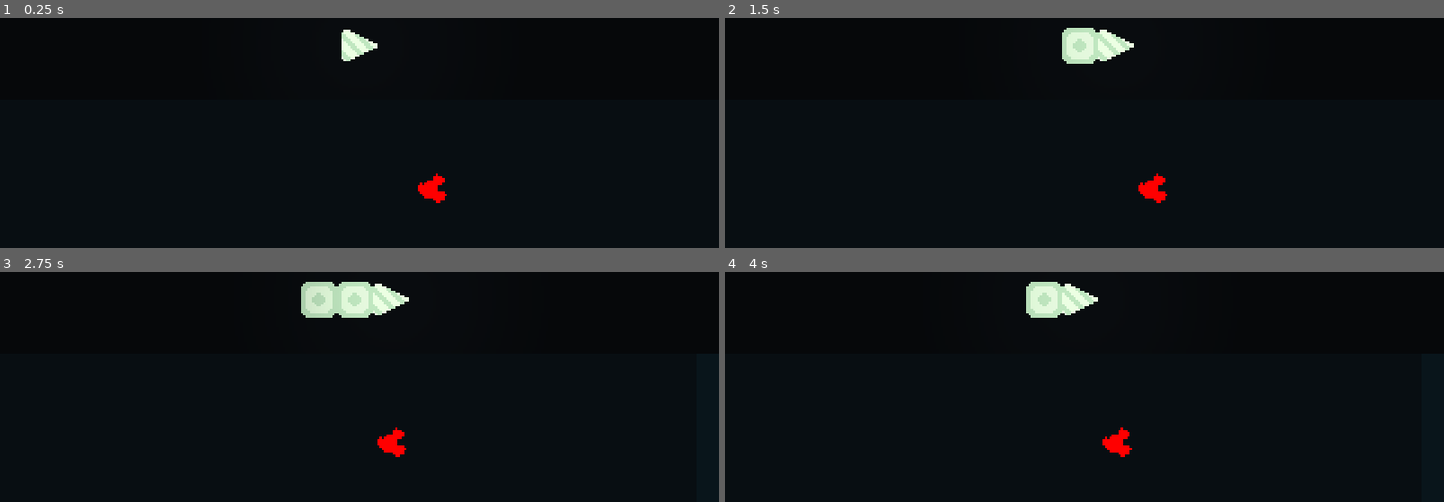
Above: before the commit, frames 1-4 (two rows, left to right).
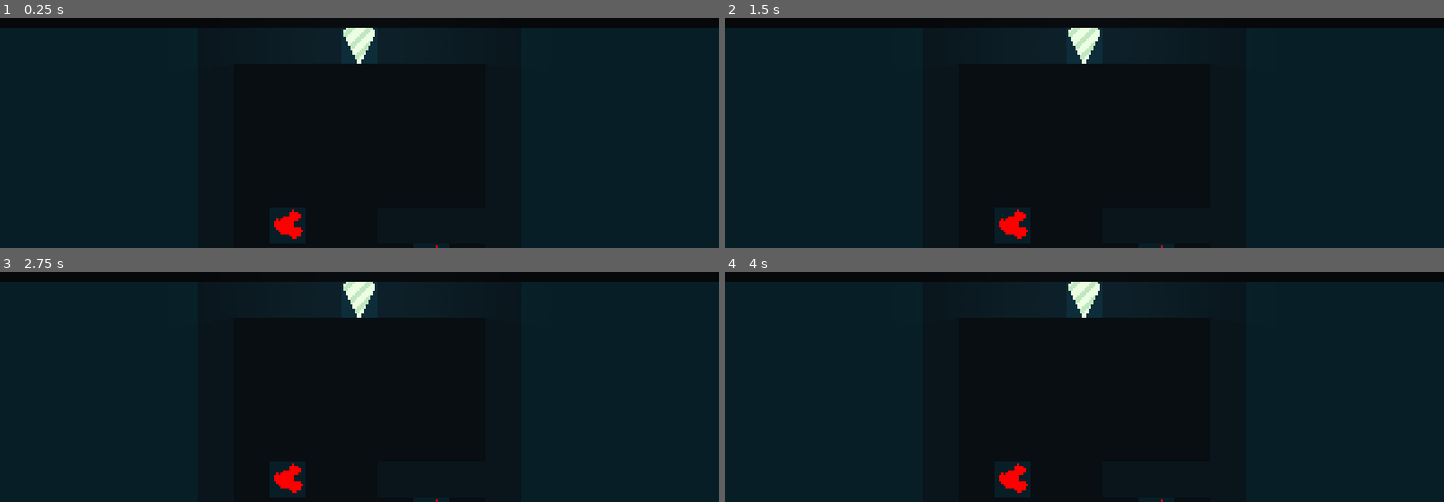
Above: after the commit, the same moments.

Repository: 95jonpet/ld52
Game: Godot game, scene res://main.tscn
The game is run twice, just before and just after one commit, with the same random seed, the same clock (stepped at 60 frames per second) and the same inputs.
Inputs (mouse positions are in pixels of both pictures, inside the frame that each line leads up to):
- Up to frame 1 (0.25 s): no input
- Up to frame 2 (1.5 s): tap Enter at 0.5 s; move the mouse to (1242, 24) at 0.52 s; press the mouse at (1242, 24) at 0.53 s; hold D (move_right) 0.53-1.25 s; release the mouse at (1242, 24) at 1.25 s; tap Space at 1.25 s; drag from (940, 66) to (1048, 126) at 1.27 s
- Up to frame 3 (2.75 s): tap Enter at 2 s; move the mouse to (outside the picture) at 2.02 s; press the mouse at (outside the picture) at 2.03 s; hold D (move_right) from 2.03 s (still down)
- Up to frame 4 (4 s): release D (move_right) at 2.75 s; release the mouse at (outside the picture) at 2.75 s; tap Space at 2.75 s; drag from (1048, 380) to (outside the picture) at 2.77 s; tap Enter at 3.5 s; move the mouse to (1300, 359) at 3.52 s; press the mouse at (1300, 359) at 3.53 s; hold A (move_left) from 3.53 s (still down)

The runs differ from the first frame. In frame 1, 20% of the frame differs, in the area x 0-100%, y 4-100%; in frame 2, 20%; in frame 3, 20%; in frame 4, 20%.

Commit message:
Add level complete condition

Diff:
--- a/drill/drill.gd
+++ b/drill/drill.gd
@@ -2,14 +2,30 @@
 extends Node2D
 
 
+const RETRACT_STEP_TIME: float = 0.25
+
 @onready var _head: DrillHead = $Head
 @onready var _body: Node2D = $Body
+@onready var _original_head_rotation: float = _head.rotation
 var _body_nodes: Array[Node2D] = []
 
 @onready var body_scene: PackedScene = preload("res://drill/drill_body.tscn")
 
 @onready var drill_moved: AudioStream = preload("res://drill/drill_moved.wav")
 @onready var drill_blocked: AudioStream = preload("res://drill/drill_blocked.wav")
+
+
+func _ready() -> void:
+	Events.level_completed.connect(_on_level_completed)
+
+
+func retract() -> void:
+	_head.can_move = false
+	while not _body_nodes.is_empty():
+		var node: Node2D = _body_nodes.back()
+		_on_head_move_requested(_head.global_position, node.global_position)
+		await get_tree().create_timer(RETRACT_STEP_TIME).timeout
+	_head.can_move = true
 
 
 func _create_body(global_pos: Vector2) -> void:
@@ -36,8 +52,7 @@
 
 		# Update rotation when retracting over a turn.
 		var next_last_node = _body_nodes.back() if not _body_nodes.is_empty() else null
-		if next_last_node:
-			_head.rotation = next_last_node.global_position.angle_to_point(new_global_pos)
+		_head.rotation = next_last_node.global_position.angle_to_point(new_global_pos) if next_last_node else _original_head_rotation
 
 		return
 
@@ -50,3 +65,9 @@
 	_head.move_to_position(new_global_pos)
 	Events.drill_moved.emit(self, old_global_pos, new_global_pos)
 	AudioPlayer.play(drill_moved)
+
+
+func _on_level_completed() -> void:
+	_head.can_move = false
+	await get_tree().create_timer(RETRACT_STEP_TIME).timeout
+	retract()
--- a/drill/drill.tscn
+++ b/drill/drill.tscn
@@ -9,6 +9,7 @@
 script = ExtResource("1_ikhwd")
 
 [node name="Head" parent="." instance=ExtResource("1_il7aq")]
+rotation = 1.5708
 
 [node name="Body" type="Node2D" parent="."]
 
--- a/drill/drill_head.gd
+++ b/drill/drill_head.gd
@@ -4,10 +4,15 @@
 
 signal move_requested(old_global_pos: Vector2, new_global_pos: Vector2)
 
+var can_move: bool = true
+
 @onready var _ray: RayCast2D = $RayCast2D
 
 
 func _input(event: InputEvent) -> void:
+	if not can_move:
+		return
+
 	var move_direction := Vector2.ZERO
 
 	if event.is_action_pressed("move_left"):
--- a/global/events.gd
+++ b/global/events.gd
@@ -1,4 +1,6 @@
 extends Node
+
+signal level_completed()
 
 signal planning_completed()
 
--- a/levels/level.gd
+++ b/levels/level.gd
@@ -4,51 +4,25 @@
 @export var level_name: String = ""
 @export_multiline var description: String = ""
 
-@onready var _background: Sprite2D = $Background
-@onready var _sky: Sprite2D = $Sky
-
-@onready var _borders: Node2D = $Borders
-@onready var _rocks: Node2D = $Rocks
-
-@onready var noclip_scene = preload("res://levels/noclip.tscn")
-@onready var rock_scene = preload("res://minerals/rock/rock.tscn")
+@onready var _remaining_ore: int = len(get_tree().get_nodes_in_group("Ore"))
 
 
 func _ready() -> void:
-	var grid_size := 16
-	var max_depth := grid_size * 64
-	var ground_level := grid_size * 2
-	var width := 20
-
-	# Adjust background size.
-	_background.position = Vector2(grid_size * (-width / 2.0 - 0.5), ground_level - grid_size / 2.0)
-	_background.scale = Vector2(width + 1, max_depth -_background.position.y)
-
-	# Adjust sky size.
-	var sky_height := 36
-	var sky_width := width * 2
-	_sky.position = Vector2((-sky_width / 2.0 - 0.5) * grid_size, ground_level - (sky_height - 0.5) * grid_size)
-	_sky.scale = Vector2(sky_width + 1, sky_height - 1)
-
-	# Generate borders.
-	var border_x_coordinates := [
-		grid_size * (-width / 2.0 - 1),
-		grid_size * (width / 2.0 + 1),
-	]
-	for x in border_x_coordinates:
-		for y in range(-ground_level, max_depth, grid_size):
-			var border: Node2D = noclip_scene.instantiate()
-			border.position = Vector2(x, y)
-			_borders.add_child(border)
-
-	# Generate rock.
-	for x in range(grid_size * -10, grid_size * 10 + 1, grid_size):
-		for y in range(grid_size * 2, max_depth, grid_size):
-			var rock: Node2D = rock_scene.instantiate()
-			rock.position = Vector2(x, y)
-			_rocks.add_child(rock)
+	Events.ore_collected.connect(_on_ore_collected)
 
 
 func _input(event: InputEvent) -> void:
 	if event.is_action_pressed("ui_text_backspace"):
 		get_tree().reload_current_scene()
+
+
+func _handle_completion() -> void:
+	if _remaining_ore > 0:
+		return
+
+	Events.level_completed.emit()
+
+
+func _on_ore_collected(_ore: Ore) -> void:
+	_remaining_ore -= 1
+	_handle_completion()
--- a/levels/level.tscn
+++ b/levels/level.tscn
@@ -1,29 +1,289 @@
 [gd_scene load_steps=6 format=3 uid="uid://rt8cb7dcdl6s"]
 
 [ext_resource type="Script" path="res://levels/level.gd" id="1_8suof"]
-[ext_resource type="Texture2D" uid="uid://crbbf4dsu64j" path="res://levels/sky.png" id="2_3ymk6"]
 [ext_resource type="PackedScene" uid="uid://pefwckejdvi0" path="res://drill/drill.tscn" id="2_h2f4y"]
-[ext_resource type="Texture2D" uid="uid://duav8u6nil817" path="res://levels/background.png" id="3_lm6pg"]
 [ext_resource type="PackedScene" uid="uid://smhunqd5w84e" path="res://minerals/ore/ore.tscn" id="5_bfiwk"]
+[ext_resource type="PackedScene" uid="uid://drp4h5u2oxuvk" path="res://minerals/border/border.tscn" id="5_gv5sw"]
+[ext_resource type="PackedScene" uid="uid://cqfvhtang8bcn" path="res://minerals/rock/rock.tscn" id="6_bx7pu"]
 
 [node name="Level" type="Node2D"]
 script = ExtResource("1_8suof")
 
-[node name="Sky" type="Sprite2D" parent="."]
-texture = ExtResource("2_3ymk6")
-centered = false
-
-[node name="Background" type="Sprite2D" parent="."]
-texture = ExtResource("3_lm6pg")
-centered = false
+[node name="Sky" type="ColorRect" parent="."]
+anchors_preset = 7
+anchor_left = 0.5
+anchor_top = 1.0
+anchor_right = 0.5
+anchor_bottom = 1.0
+offset_left = -320.0
+offset_top = -368.0
+offset_right = 320.0
+offset_bottom = -8.0
+grow_horizontal = 2
+grow_vertical = 0
+color = Color(0.0235294, 0.0313726, 0.0392157, 1)
+
+[node name="Ground" type="ColorRect" parent="."]
+anchors_preset = 5
+anchor_left = 0.5
+anchor_right = 0.5
+offset_left = -320.0
+offset_top = -8.0
+offset_right = 320.0
+offset_bottom = 352.0
+grow_horizontal = 2
+color = Color(0.0313726, 0.117647, 0.14902, 1)
 
 [node name="Drill" parent="." instance=ExtResource("2_h2f4y")]
 
 [node name="Borders" type="Node2D" parent="."]
 
+[node name="Border" parent="Borders" instance=ExtResource("5_gv5sw")]
+position = Vector2(-64, 0)
+
+[node name="Border2" parent="Borders" instance=ExtResource("5_gv5sw")]
+position = Vector2(64, 0)
+
+[node name="Border3" parent="Borders" instance=ExtResource("5_gv5sw")]
+position = Vector2(-64, 16)
+
+[node name="Border4" parent="Borders" instance=ExtResource("5_gv5sw")]
+position = Vector2(64, 16)
+
+[node name="Border5" parent="Borders" instance=ExtResource("5_gv5sw")]
+position = Vector2(-64, 32)
+
+[node name="Border6" parent="Borders" instance=ExtResource("5_gv5sw")]
+position = Vector2(64, 32)
+
+[node name="Border7" parent="Borders" instance=ExtResource("5_gv5sw")]
+position = Vector2(-64, 48)
+
+[node name="Border8" parent="Borders" instance=ExtResource("5_gv5sw")]
+position = Vector2(64, 48)
+
+[node name="Border9" parent="Borders" instance=ExtResource("5_gv5sw")]
+position = Vector2(-64, 64)
+
+[node name="Border10" parent="Borders" instance=ExtResource("5_gv5sw")]
+position = Vector2(64, 64)
+
+[node name="Border11" parent="Borders" instance=ExtResource("5_gv5sw")]
+position = Vector2(-64, 80)
+
+[node name="Border12" parent="Borders" instance=ExtResource("5_gv5sw")]
+position = Vector2(64, 80)
+
+[node name="Border13" parent="Borders" instance=ExtResource("5_gv5sw")]
+position = Vector2(-64, 80)
+
+[node name="Border14" parent="Borders" instance=ExtResource("5_gv5sw")]
+position = Vector2(64, 80)
+
+[node name="Border15" parent="Borders" instance=ExtResource("5_gv5sw")]
+position = Vector2(-64, 96)
+
+[node name="Border16" parent="Borders" instance=ExtResource("5_gv5sw")]
+position = Vector2(64, 96)
+
+[node name="Border17" parent="Borders" instance=ExtResource("5_gv5sw")]
+position = Vector2(-64, 112)
+
+[node name="Border18" parent="Borders" instance=ExtResource("5_gv5sw")]
+position = Vector2(64, 112)
+
+[node name="Border19" parent="Borders" instance=ExtResource("5_gv5sw")]
+position = Vector2(-64, 128)
+
+[node name="Border21" parent="Borders" instance=ExtResource("5_gv5sw")]
+position = Vector2(-48, 128)
+
+[node name="Border22" parent="Borders" instance=ExtResource("5_gv5sw")]
+position = Vector2(-32, 128)
+
+[node name="Border23" parent="Borders" instance=ExtResource("5_gv5sw")]
+position = Vector2(-16, 128)
+
+[node name="Border24" parent="Borders" instance=ExtResource("5_gv5sw")]
+position = Vector2(0, 128)
+
+[node name="Border25" parent="Borders" instance=ExtResource("5_gv5sw")]
+position = Vector2(16, 128)
+
+[node name="Border26" parent="Borders" instance=ExtResource("5_gv5sw")]
+position = Vector2(32, 128)
+
+[node name="Border27" parent="Borders" instance=ExtResource("5_gv5sw")]
+position = Vector2(48, 128)
+
+[node name="Border28" parent="Borders" instance=ExtResource("5_gv5sw")]
+position = Vector2(-48, 0)
+
+[node name="Border29" parent="Borders" instance=ExtResource("5_gv5sw")]
+position = Vector2(-32, 0)
+
+[node name="Border30" parent="Borders" instance=ExtResource("5_gv5sw")]
+position = Vector2(-16, 0)
+
+[node name="Border31" parent="Borders" instance=ExtResource("5_gv5sw")]
+position = Vector2(16, 0)
+
+[node name="Border32" parent="Borders" instance=ExtResource("5_gv5sw")]
+position = Vector2(32, 0)
+
+[node name="Border33" parent="Borders" instance=ExtResource("5_gv5sw")]
+position = Vector2(48, 0)
+
+[node name="Border34" parent="Borders" instance=ExtResource("5_gv5sw")]
+position = Vector2(16, 80)
+
+[node name="Border35" parent="Borders" instance=ExtResource("5_gv5sw")]
+position = Vector2(32, 80)
+
+[node name="Border36" parent="Borders" instance=ExtResource("5_gv5sw")]
+position = Vector2(48, 80)
+
+[node name="Border20" parent="Borders" instance=ExtResource("5_gv5sw")]
+position = Vector2(64, 128)
+
 [node name="Rocks" type="Node2D" parent="."]
 
+[node name="Rock" parent="Rocks" instance=ExtResource("6_bx7pu")]
+position = Vector2(-48, 16)
+
+[node name="Rock2" parent="Rocks" instance=ExtResource("6_bx7pu")]
+position = Vector2(-32, 16)
+
+[node name="Rock3" parent="Rocks" instance=ExtResource("6_bx7pu")]
+position = Vector2(-16, 16)
+
+[node name="Rock4" parent="Rocks" instance=ExtResource("6_bx7pu")]
+position = Vector2(0, 16)
+
+[node name="Rock5" parent="Rocks" instance=ExtResource("6_bx7pu")]
+position = Vector2(16, 16)
+
+[node name="Rock6" parent="Rocks" instance=ExtResource("6_bx7pu")]
+position = Vector2(32, 16)
+
+[node name="Rock7" parent="Rocks" instance=ExtResource("6_bx7pu")]
+position = Vector2(48, 16)
+
+[node name="Rock8" parent="Rocks" instance=ExtResource("6_bx7pu")]
+position = Vector2(-48, 32)
+
+[node name="Rock9" parent="Rocks" instance=ExtResource("6_bx7pu")]
+position = Vector2(-32, 32)
+
+[node name="Rock10" parent="Rocks" instance=ExtResource("6_bx7pu")]
+position = Vector2(-16, 32)
+
+[node name="Rock11" parent="Rocks" instance=ExtResource("6_bx7pu")]
+position = Vector2(0, 32)
+
+[node name="Rock12" parent="Rocks" instance=ExtResource("6_bx7pu")]
+position = Vector2(16, 32)
+
+[node name="Rock13" parent="Rocks" instance=ExtResource("6_bx7pu")]
+position = Vector2(32, 32)
+
+[node name="Rock14" parent="Rocks" instance=ExtResource("6_bx7pu")]
+position = Vector2(48, 32)
+
+[node name="Rock15" parent="Rocks" instance=ExtResource("6_bx7pu")]
+position = Vector2(-48, 48)
+
+[node name="Rock16" parent="Rocks" instance=ExtResource("6_bx7pu")]
+position = Vector2(-32, 48)
+
+[node name="Rock17" parent="Rocks" instance=ExtResource("6_bx7pu")]
+position = Vector2(-16, 48)
+
+[node name="Rock18" parent="Rocks" instance=ExtResource("6_bx7pu")]
+position = Vector2(0, 48)
+
+[node name="Rock19" parent="Rocks" instance=ExtResource("6_bx7pu")]
+position = Vector2(16, 48)
+
+[node name="Rock20" parent="Rocks" instance=ExtResource("6_bx7pu")]
+position = Vector2(32, 48)
+
+[node name="Rock21" parent="Rocks" instance=ExtResource("6_bx7pu")]
+position = Vector2(48, 48)
+
+[node name="Rock22" parent="Rocks" instance=ExtResource("6_bx7pu")]
+position = Vector2(-48, 64)
+
+[node name="Rock36" parent="Rocks" instance=ExtResource("6_bx7pu")]
+position = Vector2(-48, 80)
+
+[node name="Rock37" parent="Rocks" instance=ExtResource("6_bx7pu")]
+position = Vector2(-16, 80)
+
+[node name="Rock38" parent="Rocks" instance=ExtResource("6_bx7pu")]
+position = Vector2(0, 80)
+
+[node name="Rock39" parent="Rocks" instance=ExtResource("6_bx7pu")]
+position = Vector2(-48, 96)
+
+[node name="Rock40" parent="Rocks" instance=ExtResource("6_bx7pu")]
+position = Vector2(-32, 96)
+
+[node name="Rock41" parent="Rocks" instance=ExtResource("6_bx7pu")]
+position = Vector2(-16, 96)
+
+[node name="Rock42" parent="Rocks" instance=ExtResource("6_bx7pu")]
+position = Vector2(0, 96)
+
+[node name="Rock43" parent="Rocks" instance=ExtResource("6_bx7pu")]
+position = Vector2(16, 96)
+
+[node name="Rock44" parent="Rocks" instance=ExtResource("6_bx7pu")]
+position = Vector2(48, 96)
+
+[node name="Rock23" parent="Rocks" instance=ExtResource("6_bx7pu")]
+position = Vector2(-32, 64)
+
+[node name="Rock24" parent="Rocks" instance=ExtResource("6_bx7pu")]
+position = Vector2(-16, 64)
+
+[node name="Rock25" parent="Rocks" instance=ExtResource("6_bx7pu")]
+position = Vector2(0, 64)
+
+[node name="Rock26" parent="Rocks" instance=ExtResource("6_bx7pu")]
+position = Vector2(16, 64)
+
+[node name="Rock27" parent="Rocks" instance=ExtResource("6_bx7pu")]
+position = Vector2(32, 64)
+
+[node name="Rock28" parent="Rocks" instance=ExtResource("6_bx7pu")]
+position = Vector2(48, 64)
+
+[node name="Rock29" parent="Rocks" instance=ExtResource("6_bx7pu")]
+position = Vector2(-48, 112)
+
+[node name="Rock30" parent="Rocks" instance=ExtResource("6_bx7pu")]
+position = Vector2(-32, 112)
+
+[node name="Rock31" parent="Rocks" instance=ExtResource("6_bx7pu")]
+position = Vector2(-16, 112)
+
+[node name="Rock32" parent="Rocks" instance=ExtResource("6_bx7pu")]
+position = Vector2(0, 112)
+
+[node name="Rock33" parent="Rocks" instance=ExtResource("6_bx7pu")]
+position = Vector2(16, 112)
+
+[node name="Rock34" parent="Rocks" instance=ExtResource("6_bx7pu")]
+position = Vector2(32, 112)
+
+[node name="Rock35" parent="Rocks" instance=ExtResource("6_bx7pu")]
+position = Vector2(48, 112)
+
 [node name="Ore" type="Node2D" parent="."]
 
 [node name="Ore" parent="Ore" instance=ExtResource("5_bfiwk")]
-position = Vector2(32, 64)
+position = Vector2(32, 96)
+
+[node name="Ore2" parent="Ore" instance=ExtResource("5_bfiwk")]
+position = Vector2(-32, 80)
--- a/minerals/ore/ore.tscn
+++ b/minerals/ore/ore.tscn
@@ -6,7 +6,7 @@
 [sub_resource type="RectangleShape2D" id="RectangleShape2D_aykx0"]
 size = Vector2(15, 15)
 
-[node name="Ore" type="StaticBody2D"]
+[node name="Ore" type="StaticBody2D" groups=["Ore"]]
 script = ExtResource("1_uaa2q")
 
 [node name="Sprite2D" type="Sprite2D" parent="."]
